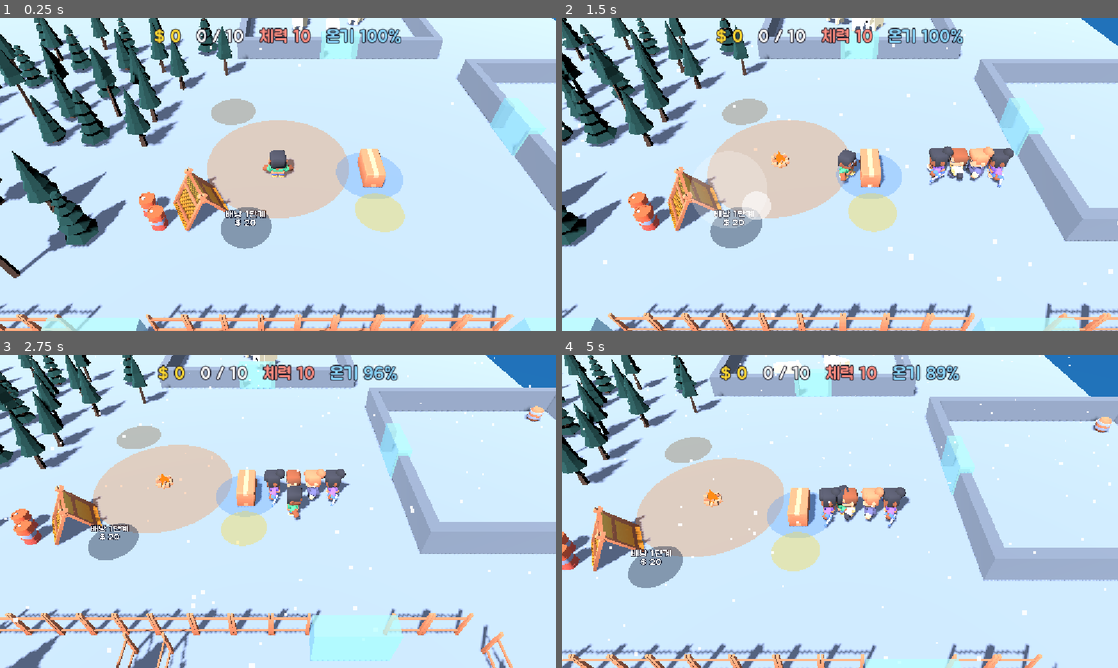
Above: before the commit, frames 1-4 (two rows, left to right).
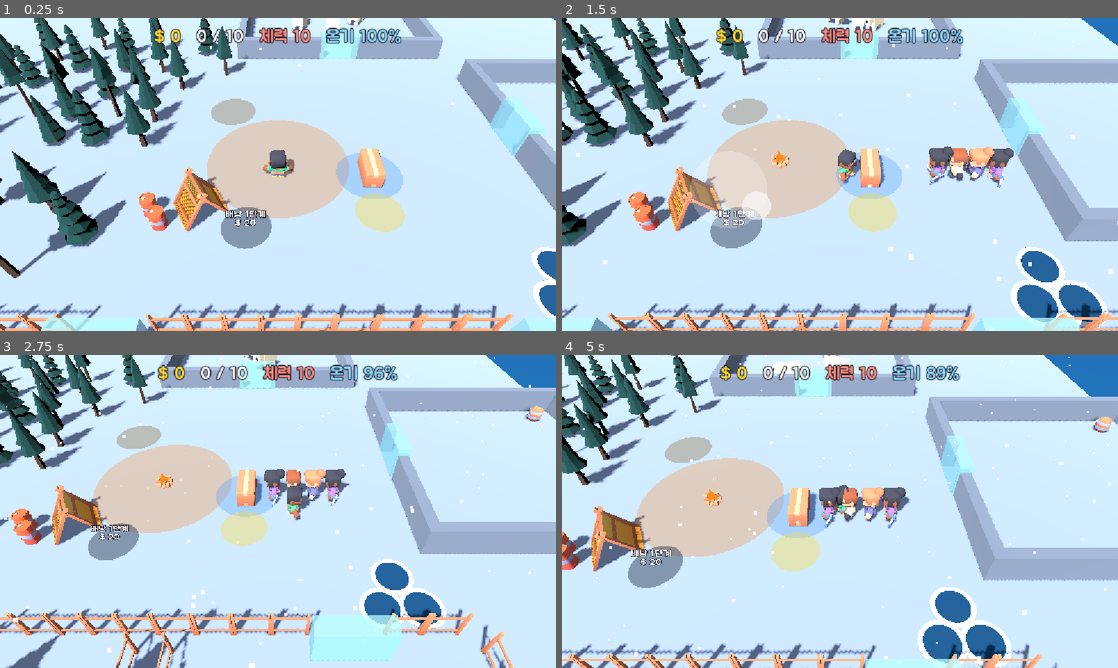
Above: after the commit, the same moments.

Repository: kimpro4214/FrostCamp
Game: Godot game, scene res://frost_camp/scenes/main.tscn
Two runs of this game, one before a commit and one after it. Both use one fixed random seed, a clock stepped at 60 frames per second and the inputs below.
Inputs (mouse positions are in pixels of both pictures, inside the frame that each line leads up to):
- Up to frame 1 (0.25 s): no input
- Up to frame 2 (1.5 s): move the mouse to (962, 158) at 0.52 s; hold D 0.53-1.25 s; click (962, 158) at 0.67 s; drag from (728, 190) to (812, 237) at 1.27 s
- Up to frame 3 (2.75 s): move the mouse to (333, 442) at 2.02 s; hold D from 2.03 s (still down)
- Up to frame 4 (5 s): release D at 2.75 s; drag from (812, 574) to (673, 464) at 2.77 s; move the mouse to (1006, 558) at 3.52 s; hold A 3.53-4.25 s; drag from (673, 464) to (756, 433) at 4.27 s

The runs differ from the first frame. In frame 1, 0.8% of the frame differs, in the area x 95-100%, y 73-96%; in frame 2, 2.6%; in frame 3, 2.0%; in frame 4, 2.6%, in the area x 63-81%, y 74-100%.

Commit message:
feat: 프로스트 캠프 낚시터·낚싯대·연어 화면 추가

Diff:
--- /dev/null
+++ b/frost_camp/scenes/fishing_rod.tscn
@@ -0,0 +1,29 @@
+[gd_scene format=3]
+
+[sub_resource type="StandardMaterial3D" id="StandardMaterial3D_rod"]
+albedo_color = Color(0.45, 0.3, 0.18, 1)
+
+[sub_resource type="CylinderMesh" id="CylinderMesh_rod"]
+material = SubResource("StandardMaterial3D_rod")
+top_radius = 0.008
+bottom_radius = 0.014
+height = 0.42
+
+[sub_resource type="StandardMaterial3D" id="StandardMaterial3D_line"]
+albedo_color = Color(0.9, 0.92, 0.95, 1)
+
+[sub_resource type="CylinderMesh" id="CylinderMesh_line"]
+material = SubResource("StandardMaterial3D_line")
+top_radius = 0.002
+bottom_radius = 0.002
+height = 0.25
+
+[node name="FishingRod" type="Node3D"]
+
+[node name="Rod" type="MeshInstance3D" parent="."]
+transform = Transform3D(1, 0, 0, 0, 1, 0, 0, 0, 1, 0, 0.21, 0)
+mesh = SubResource("CylinderMesh_rod")
+
+[node name="Line" type="MeshInstance3D" parent="."]
+transform = Transform3D(1, 0, 0, 0, 0, -1, 0, 1, 0, 0, 0.42, 0.12)
+mesh = SubResource("CylinderMesh_line")
--- /dev/null
+++ b/frost_camp/scenes/fishing_view.gd
@@ -0,0 +1,72 @@
+extends Node3D
+## 얼음 구멍 낚시터. 구멍마다 짙은 물빛 원판과 얼음 테두리를 두고,
+## 연어가 잡히면 물보라가 튀고 연어가 낚은 사람 등으로 포물선을 그리며 날아간다.
+
+const Juice := preload("res://frost_camp/scenes/juice.gd")
+const HOLE_RADIUS := 0.75
+const WATER_COLOR := Color(0.1, 0.28, 0.42)
+const RIM_COLOR := Color(0.88, 0.95, 1.0)
+const SALMON_COLOR := Color(0.98, 0.55, 0.5)
+const FLY_TIME := 0.4
+
+var sim: FrostSim
+var _splashes: Array[CPUParticles3D] = []
+## 품목을 들어 올린 사람 노드를 찾을 때 쓴다(플레이어 또는 일꾼 화면)
+var _find_body: Callable
+
+
+func setup(frost_sim: FrostSim, find_body: Callable) -> void:
+	sim = frost_sim
+	_find_body = find_body
+	for hole in sim.fishing_holes:
+		var root := Node3D.new()
+		root.position = Vector3(hole.x, 0.0, hole.y)
+		add_child(root)
+		var water := MeshInstance3D.new()
+		var water_mesh := CylinderMesh.new()
+		water_mesh.top_radius = HOLE_RADIUS
+		water_mesh.bottom_radius = HOLE_RADIUS
+		water_mesh.height = 0.02
+		water_mesh.material = _material(WATER_COLOR)
+		water.mesh = water_mesh
+		water.position.y = 0.02
+		root.add_child(water)
+		var rim := MeshInstance3D.new()
+		var rim_mesh := TorusMesh.new()
+		rim_mesh.inner_radius = HOLE_RADIUS
+		rim_mesh.outer_radius = HOLE_RADIUS + 0.22
+		rim_mesh.material = _material(RIM_COLOR)
+		rim.mesh = rim_mesh
+		rim.scale = Vector3(1.0, 0.5, 1.0)
+		root.add_child(rim)
+		var splash := Juice.make_burst(root, Color(0.75, 0.9, 1.0), 10, 0.1)
+		splash.position.y = 0.1
+		_splashes.append(splash)
+	sim.fish_caught.connect(_on_fish_caught)
+
+
+func _on_fish_caught(hole: int, agent: SimAgent) -> void:
+	_splashes[hole].restart()
+	var body: Node3D = _find_body.call(agent)
+	if body == null:
+		return
+	var salmon := MeshInstance3D.new()
+	var mesh := BoxMesh.new()
+	mesh.size = Vector3(0.45, 0.16, 0.22)
+	mesh.material = _material(SALMON_COLOR)
+	salmon.mesh = mesh
+	add_child(salmon)
+	var from := Vector3(sim.fishing_holes[hole].x, 0.2, sim.fishing_holes[hole].y)
+	salmon.global_position = from
+	var tween := salmon.create_tween()
+	tween.tween_method(func(t: float) -> void:
+		var to := body.global_position + Vector3(0.0, 1.2, 0.0)
+		salmon.global_position = from.lerp(to, t) + Vector3(0.0, sin(t * PI) * 1.6, 0.0)
+		salmon.rotation.z = t * TAU, 0.0, 1.0, FLY_TIME)
+	tween.tween_callback(salmon.queue_free)
+
+
+static func _material(color: Color) -> StandardMaterial3D:
+	var material := StandardMaterial3D.new()
+	material.albedo_color = color
+	return material
--- a/frost_camp/scenes/main.gd
+++ b/frost_camp/scenes/main.gd
@@ -13,6 +13,7 @@
 const TowerView := preload("res://frost_camp/scenes/tower_view.gd")
 const WoodpileScene := preload("res://frost_camp/scenes/woodpile.tscn")
 const WallView := preload("res://frost_camp/scenes/wall_view.gd")
+const FishingView := preload("res://frost_camp/scenes/fishing_view.gd")
 const Ending := preload("res://frost_camp/scenes/ending.gd")
 const ConveyorView := preload("res://frost_camp/scenes/conveyor_view.gd")
 ## 습격 방향 화살표가 플레이어에서 떨어진 거리, 이보다 가까운 곰은 가리키지 않는다
@@ -81,6 +82,15 @@
 	meat_pile.name = "MeatPile"
 	add_child(meat_pile)
 	meat_pile.setup(sim, "meat")
+	for item in sim.extra_piles:
+		var pile: Node3D = WoodpileScene.instantiate()
+		pile.name = item.capitalize() + "Pile"
+		add_child(pile)
+		pile.setup(sim, item)
+	var fishing := FishingView.new()
+	add_child(fishing)
+	fishing.setup(sim, _body_of)
+	sim.fish_caught.connect(func(hole: int, _a: SimAgent) -> void: _sfx.play_at("pickup", sim.fishing_holes[hole], 6.0))
 	for i in sim.towers.size():
 		var tower := TowerView.new()
 		$Towers.add_child(tower)
@@ -127,6 +137,9 @@
 				target = $Stalls.get_child(j).get_node("Counter")
 		if structure == sim.meat_pile_structure:
 			target = $MeatPile/Logs
+		for item in sim.extra_piles:
+			if structure == sim.extra_piles[item].structure:
+				target = get_node(item.capitalize() + "Pile/Logs")
 		if structure == sim.conveyor.structure:
 			target = $Conveyor.model
 		for j in sim.towers.size():
@@ -270,6 +283,13 @@
 	if agent == sim.player:
 		_camera.add_trauma(0.7)
 		_hit_stop(0.12)
+
+
+## sim 일꾼(또는 플레이어)의 화면 노드
+func _body_of(agent: SimAgent) -> Node3D:
+	if agent is Worker:
+		return $Workers.get_child(sim.workers.find(agent))
+	return _player
 
 
 ## 돈 더미에서 동전이 튀어나와 주운 사람에게 빨려 들어간다.
--- a/frost_camp/scenes/player.gd
+++ b/frost_camp/scenes/player.gd
@@ -3,6 +3,7 @@
 
 const MODEL := "res://frost_camp/assets/models/characters/character-male-a.glb"
 ## 도끼 레벨별로 손에 드는 모델. 0레벨은 맨주먹이다.
+const ROD := "res://frost_camp/scenes/fishing_rod.tscn"
 const AXE_MODELS := [
 	"",
 	"res://frost_camp/assets/models/survival/tool-axe.glb",
@@ -36,7 +37,11 @@
 	sim.player.pos = Vector2(position.x, position.z)
 	_model.set_moving(input.length() > 0.1)
 	_model.set_frozen(sim.player.warmth <= 0.0)
-	_model.set_tool(AXE_MODELS[mini(sim.find_zone("axe").level, AXE_MODELS.size() - 1)])
+	# 얼음 구멍 위에서는 낚싯대, 아니면 도끼 레벨에 맞는 도구를 든다.
+	if sim.fishing_hole_at(sim.player.pos) != -1:
+		_model.set_tool(ROD)
+	else:
+		_model.set_tool(AXE_MODELS[mini(sim.find_zone("axe").level, AXE_MODELS.size() - 1)])
 
 
 ## 내가 친 것이면 휘두르고, 서 있을 때는 맞은 쪽을 바라본다.
--- a/frost_camp/scenes/stack_view.gd
+++ b/frost_camp/scenes/stack_view.gd
@@ -1,7 +1,7 @@
 extends Node3D
 ## 등 뒤 스택 그리기. 플레이어와 일꾼이 같이 쓴다.
 
-const ITEM_COLORS := {"log": Color(0.55, 0.33, 0.18), "meat": Color(0.85, 0.3, 0.32)}
+const ITEM_COLORS := {"log": Color(0.55, 0.33, 0.18), "meat": Color(0.85, 0.3, 0.32), "salmon": Color(0.98, 0.55, 0.5)}
 const ITEM_SIZE := Vector3(0.5, 0.2, 0.3)
 
 ## 걸을 때 스택이 진행 반대쪽으로 휘는 정도
--- a/frost_camp/scenes/stall.tscn
+++ b/frost_camp/scenes/stall.tscn
@@ -41,6 +41,13 @@
 [sub_resource type="BoxMesh" id="BoxMesh_meat"]
 material = SubResource("StandardMaterial3D_meat")
 size = Vector3(0.45, 0.2, 0.35)
+
+[sub_resource type="StandardMaterial3D" id="StandardMaterial3D_salmon"]
+albedo_color = Color(0.98, 0.55, 0.5, 1)
+
+[sub_resource type="BoxMesh" id="BoxMesh_salmon"]
+material = SubResource("StandardMaterial3D_salmon")
+size = Vector3(0.45, 0.16, 0.22)
 
 [sub_resource type="StandardMaterial3D" id="StandardMaterial3D_coin"]
 albedo_color = Color(1, 0.8, 0.15, 1)
@@ -87,6 +94,10 @@
 visible = false
 mesh = SubResource("BoxMesh_meat")
 
+[node name="Salmon" type="MeshInstance3D" parent="Templates"]
+visible = false
+mesh = SubResource("BoxMesh_salmon")
+
 [node name="Coin" type="MeshInstance3D" parent="Templates"]
 visible = false
 mesh = SubResource("BoxMesh_coin")
--- a/frost_camp/scenes/structure_view.gd
+++ b/frost_camp/scenes/structure_view.gd
@@ -6,7 +6,7 @@
 const BAR_WIDTH := 1.6
 const BAR_HEIGHT := 0.16
 ## 시설 종류별 체력바 높이
-const BAR_Y := {"stall": 2.4, "woodpile": 1.8, "tower": 2.9, "conveyor": 1.2, "meat_pile": 1.8, "wall": 2.2}
+const BAR_Y := {"stall": 2.4, "woodpile": 1.8, "tower": 2.9, "conveyor": 1.2, "meat_pile": 1.8, "wall": 2.2, "salmon_pile": 1.8}
 const FULL_COLOR := Color(0.35, 0.85, 0.4)
 const LOW_COLOR := Color(0.95, 0.3, 0.25)
 const BROKEN_TILT := 0.3
--- a/frost_camp/scenes/woodpile_view.gd
+++ b/frost_camp/scenes/woodpile_view.gd
@@ -2,7 +2,8 @@
 ## 적치장(원목 또는 고기). 쌓인 개수만큼 상자를 쌓아 그린다. 고기 적치장은 서식지를 열기 전에는 숨는다.
 
 const MAX_SHOWN := 24
-const MEAT_COLOR := Color(0.78, 0.3, 0.28)
+## 품목별 상자 색(원목은 장면의 기본 색을 쓴다)
+const ITEM_COLORS := {"meat": Color(0.78, 0.3, 0.28), "salmon": Color(0.98, 0.55, 0.5)}
 
 var sim: FrostSim
 var item := "log"
@@ -19,9 +20,9 @@
 	position = Vector3(pos.x, 0.0, pos.y)
 	var radius := float(sim.balance.interact.pile_radius)
 	$Zone.scale = Vector3(radius, 1.0, radius)
-	if item == "meat":
+	if ITEM_COLORS.has(item):
 		var material := StandardMaterial3D.new()
-		material.albedo_color = MEAT_COLOR
+		material.albedo_color = ITEM_COLORS[item]
 		_template.material_override = material
 
 
--- a/frost_camp/scenes/worker_view.gd
+++ b/frost_camp/scenes/worker_view.gd
@@ -6,6 +6,7 @@
 	"lumberjack": "res://frost_camp/assets/models/characters/character-worker.glb",
 	"porter": "res://frost_camp/assets/models/characters/character-male-c.glb",
 	"hunter": "res://frost_camp/assets/models/characters/character-male-e.glb",
+	"fisher": "res://frost_camp/assets/models/characters/character-female-d.glb",
 	"cashier": "res://frost_camp/assets/models/characters/character-female-b.glb",
 }
 
@@ -28,6 +29,8 @@
 	if worker.role == "lumberjack":
 		_model.set_tool("res://frost_camp/assets/models/survival/tool-axe.glb")
 		sim.tree_hit.connect(_on_tree_hit)
+	if worker.role == "fisher":
+		_model.set_tool("res://frost_camp/scenes/fishing_rod.tscn")
 	if worker.role == "hunter":
 		_model.set_tool("res://frost_camp/assets/models/survival/tool-axe-upgraded.glb")
 		sim.bear_hit.connect(func(i: int, agent: SimAgent) -> void: _on_hit(agent, sim.bears[i].pos))
Not shown, added: frost_camp/scenes/fishing_view.gd.uid
